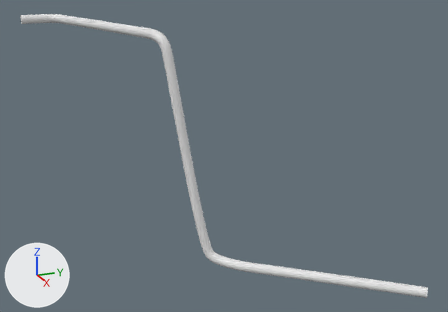
One commit to the Blender file resources/mesh/tube_half.blend: the scene before it, then after it.
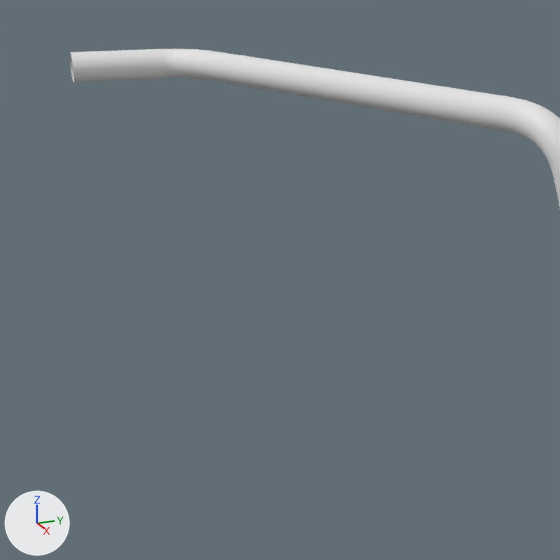
Each version appears first whole from a camera (50 mm lens) standing at (5.99, -5.54, 4.52) and looking at (-2.57, -2.01, 1.48), and next in a close-up on the part from 0% to 37% of the width and 0% to 52% of the height. The lights are fixed; the arrows at lower left show +X, +Y and +Z.

Names of what the first close-up shows: 'tube'.
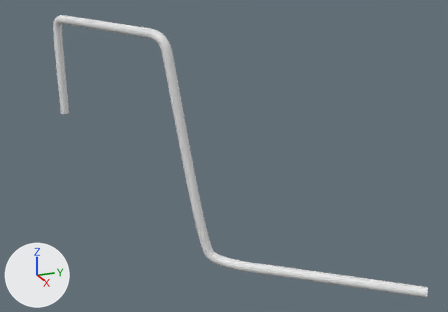
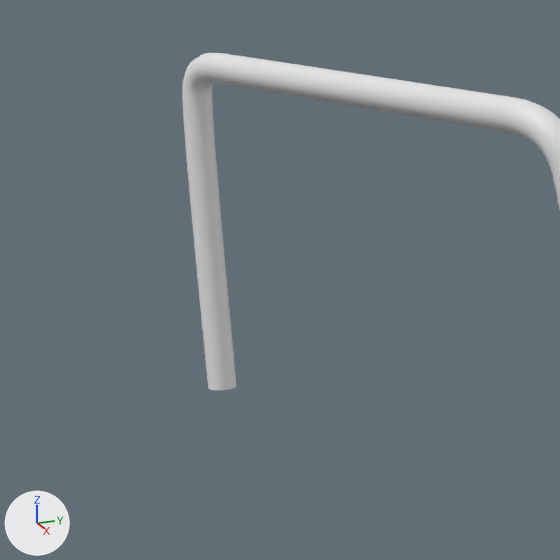
Where the change shows, as pixel boxes [x1, y1, x2, y2] in the close-ups (560 x 560 px):
'tube', reshaped: before [70, 49, 560, 207]; after [182, 53, 560, 390]

What changed in the scene script:
```text
Change cu_beziercurve:
    where _sp = cu_beziercurve.splines.new('BEZIER'); _sp.bezier_points.add(7)
    remove _sp.bezier_points.foreach_set('co', [-5.5, -4.6, 3.4, -5.5, -4.161, 3.4, -5.289, -3.927, 3.4, -2.812, -3.086, 3.4, -2.488, -2.924, 3.214, -2.018, -2.467, 0.121, -1.438, -1.768, 0.0, 0.0, 0.0, 0.0])
    remove _sp.bezier_points.foreach_set('handle_left', [-5.5, -4.736, 3.4, -5.5, -4.2, 3.4, -5.417, -3.972, 3.4, -3.239, -3.235, 3.4, -2.531, -2.955, 3.371, -2.122, -2.587, 0.269, -1.642, -2.024, 0.0, -0.747, -0.914, 0.0])
    remove _sp.bezier_points.foreach_set('handle_right', [-5.5, -4.418, 3.4, -5.5, -4.061, 3.4, -4.421, -3.622, 3.4, -2.664, -3.034, 3.4, -2.439, -2.888, 3.033, -1.924, -2.359, -0.0126, -1.007, -1.226, 0.0, 0.633, 0.774, 0.0])
    add _sp.bezier_points.foreach_set('co', [-5.4, -4.0, 1.7, -5.4, -4.0, 3.302, -5.114, -3.886, 3.4, -2.812, -3.086, 3.4, -2.488, -2.924, 3.214, -2.018, -2.467, 0.121, -1.438, -1.768, 0.0, 0.0, 0.0, 0.0])
    add _sp.bezier_points.foreach_set('handle_left', [-5.4, -4.0, 1.665, -5.452, -4.019, 3.208, -5.242, -3.931, 3.4, -3.239, -3.235, 3.4, -2.531, -2.955, 3.371, -2.122, -2.587, 0.269, -1.642, -2.024, 0.0, -0.747, -0.914, 0.0])
    add _sp.bezier_points.foreach_set('handle_right', [-5.4, -4.0, 1.882, -5.342, -3.979, 3.407, -4.246, -3.581, 3.4, -2.664, -3.034, 3.4, -2.439, -2.888, 3.033, -1.924, -2.359, -0.0126, -1.007, -1.226, 0.0, 0.633, 0.774, 0.0])
```
